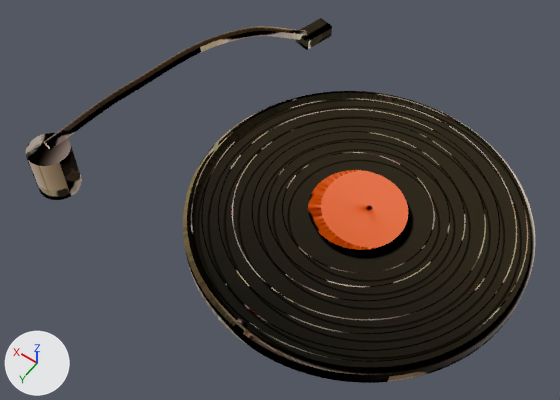
Before and after pictures for a commit that changed the glTF model src/assets/room/moving.glb.
Rendered twice from a 50 mm lens placed at (0.027, 1.529, 1.302), pointed at (0.269, 1.191, 0.769). The lights are fixed; the arrows at lower left show +X, +Y and +Z. The picture after the commit comes second. Vertices at exactly the same position are counted once.

Names of what the first picture shows: 'Platter', 'Tonearm'.
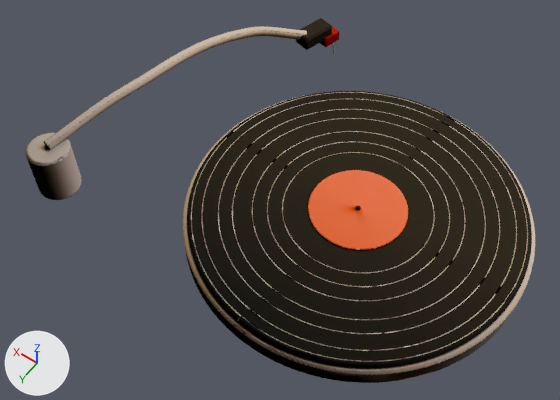
Changed parts and their boxes (x1, y1, x2, y2) in the pictures (560 x 400 px):
'Tonearm', reshaped: before (25, 18, 332, 200); after (25, 18, 340, 200)
part 1 of me_cone_031, surface changed: (183, 91, 535, 383) in both
part 2 of me_cone_034, added: after (320, 26, 340, 47)
part 3 of me_cone_034, surface changed: (25, 20, 332, 200) in both

Diff of the bpy script that builds the scene:
```diff
--- a/src/assets/room/moving.glb.py
+++ b/src/assets/room/moving.glb.py
@@ me_cone_031 @@
 me_cone_031.from_pydata(...)  # 3504 vertices, 6996 faces; spans x -0.151..0.151, y -0.151..0.151, z 0.036..0.06
 # used by ob_platter; location = (0.208, 1.16, 0.712)
+# me_cone_031 part 1: texture (UV) coordinates of 6950 of 6996 faces, centred in x -0.151..0.151, y -0.151..0.151, z 0.036..0.06, changed; they spanned u 0.0..0.99, v 0.0..1.0 and now span u 0.0..1.0, v 0.0..0.98
 me_cone_031.materials.append(mat_moving_baked_unlit)
@@ me_cone_034 @@
 # used by ob_tonearm; location = (0.443, 1.285, 0.712)
-me_cone_034.from_pydata(...)  # 320 vertices, 628 faces; spans x -0.112..0.019, y -0.273..0.019, z 0.048..0.111
+me_cone_034.from_pydata(...)  # 360 vertices, 700 faces; spans x -0.117..0.019, y -0.278..0.019, z 0.048..0.111
+# me_cone_034 part 2: the loose piece of 24 vertices spanning x -0.112..-0.088, y -0.273..-0.237, z 0.089..0.103 is copied, and the copy is scaled about its middle by (0.665, 0.566, 0.843), then moved by (-0.009, -0.013, -0.008); it spans x -0.117..-0.101, y -0.278..-0.258, z 0.082..0.094
+# me_cone_034 part 3: 551 kept faces spanning x -0.112..0.019, y -0.273..0.019, z 0.048..0.11 get new texture (UV) coordinates
+# other edits to the shape of me_cone_034 do not show in these pictures
 me_cone_034.materials.append(mat_moving_baked_unlit)
```
